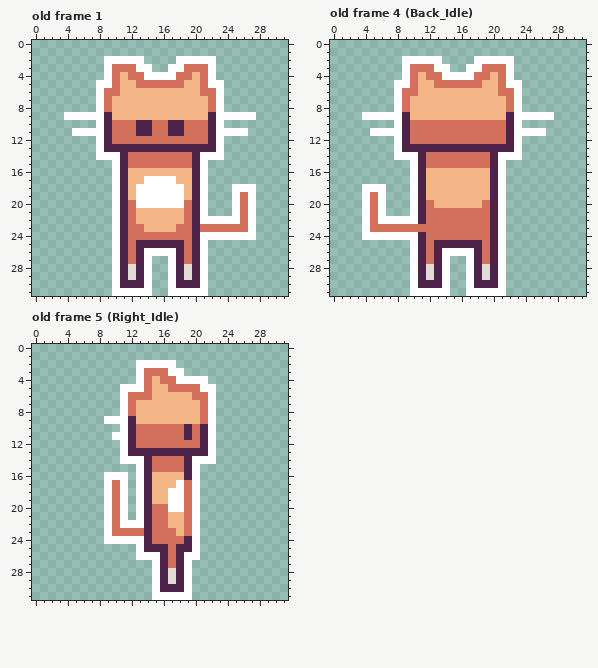
Pixel-art file -- public/assets/Sprites/Player/Player.aseprite. The picture above is the old version.
32x32 pixels, 5 frames. Shown: old frame 1, old frame 4 (Back_Idle), old frame 5 (Right_Idle). The commit also changed other frames, which this record leaves out.
And afterwards:
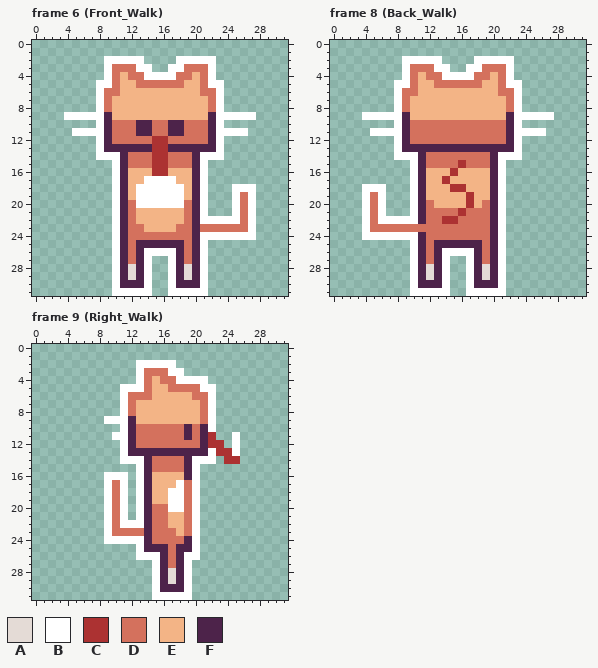
Palette (. is transparent): A #e4dbd6  B #ffffff  C #ac3232  D #d4715d  E #f3b486  F #4d234a
A new or re-ordered frame is compared with the old frame closest to it.
Commit: Added walking and combat animation handling
What changed:
frames 5 -> 9
--- frame 6 (Front_Walk) is new; against old frame 1
@@ x 13..18 @@
 11 FFDDFF
-12 DDDDDD
-13 FFFFFF
-14 DDDDDD
-15 DDDDDD
-16 EEEEEE
+12 DDCCDD
+13 FFCCFF
+14 DDCCDD
+15 DDCCDD
+16 EECCEE
 17 EBBBBE
--- frame 8 (Back_Walk) is new; against old frame 4 (Back_Idle)
@@ x 12..19 @@
 14 DDDDDDDD
-15 DDDDDDDD
-16 EEEEEEEE
-17 EEEEEEEE
-18 EEEEEEEE
-19 EEEEEEEE
-20 DEEEEEED
-21 DDDDDDDD
-22 DDDDDDDD
+15 DDDDCDDD
+16 EEECEEEE
+17 EECEEEEE
+18 EEECCEEE
+19 EEEEECEE
+20 DEEEECED
+21 DDDDCDDD
+22 DDCCDDDD
 23 DDDDDDDD
--- frame 9 (Right_Walk) is new; against old frame 5 (Right_Idle)
@@ x 20..27 @@
 10 DFB.....
-11 DFB.....
-12 DFB.....
-13 FFB.....
-14 BBB.....
+11 DFC..B..
+12 DFCC.B..
+13 FFBCCB..
+14 BBB.CC..
 15 B.......
